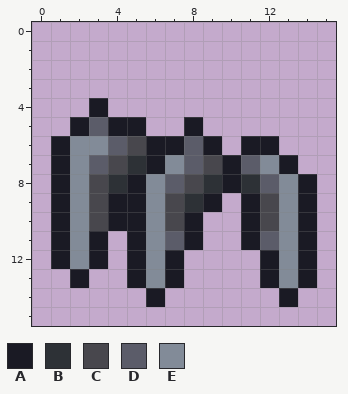
One commit to this pixel-art file: Seokbinggo_Client/Assets/Art/Items/iron_claw.aseprite. Above, as it was before the edit.
16x16 pixels, 1 frame. Colours within 5 levels of each other are drawn and written as one.
Palette (. is transparent): A #1a1a24  B #2d3136  C #48474d  D #5b5c69  E #828b98
Pixels before, first column x 1:
 4 ..A...........
 5 .ADAA..A......
 6 AEEDCAADA.AA..
 7 AEDCBAEDCADEA.
 8 AECBAEDCBABDEA
 9 AECAAECBA.ACEA
10 AECAAECA..ACEA
11 AEA.AEDA..ADEA
12 AEA.AEA....AEA
13 .A..AEA....AEA
14 .....A......A.
The same view after the edit:
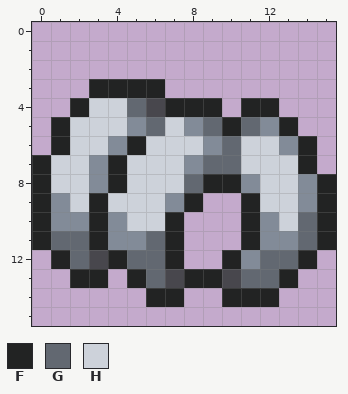
Colours new in this view: F #222323  G #626871  H #cdd2da
Diff:
Changed rows in their new state; - is an unchanged pixel.
first column x 0:
 3 ---FFFF---------
 4 --FHHGCFFF-FF---
 5 -FHHHEGHEGFGEF--
 6 -FHHEFHHHEGHHEF-
 7 FHHEFHHHEGGHHHF-
 8 FHHEFHHHGFFEHHEF
 9 FEHFHHHEF.-FHHEF
10 FE-FEHHF.--FEHGF
11 FGGFEEGF.--FE-GF
12 -FGCFGGF--FEGGF-
13 --FF-FGCFFCGGF.-
14 ------FF--FFF.--
Where, in picture pixels (left, top, right, bottom), the same in both pictures:
changed: (32, 79, 336, 307)
